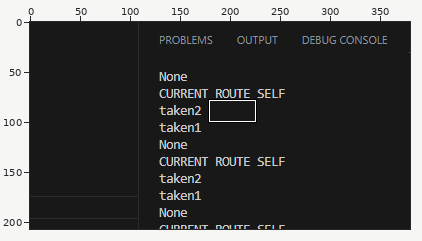
Two versions of one sprite sheet, CaughtImage.png. The first picture is a wide view before the edit; the outline marks the close-up.
Close-up. Old version:
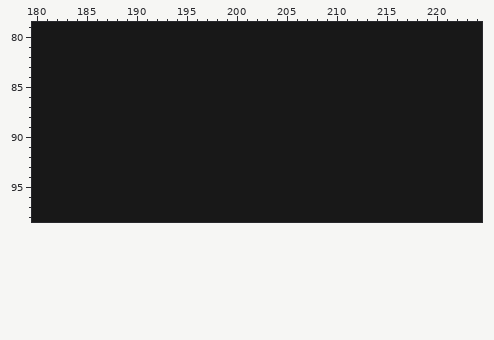
The file is 380x207 pixels. Shown: x 180..224, y 79..98. The commit also changed other parts of the picture, which this record leaves out.
Once edited:
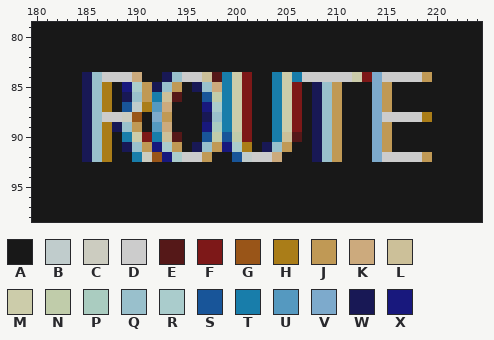
Palette (. is transparent): A #181818  B #c0cccc  C #ccccc0  D #cccccc  E #551818  F #7d1818  G #995518  H #aa7d18  J #c09955  K #ccaa7d  L #ccc099  M #ccccaa  N #c0ccaa  P #aaccc0  Q #99c0cc  R #aacccc  S #185599  T #187daa  U #5599c0  V #7daacc  W #181855  X #18187d
Change:
@@ x 180..224 @@
 83 AAAAAAAAAAAAAAAAAAAAAAAAAAAAAAAAAAAAAAAAAAAAA
-84 AAAAAAAAAAAAAAAAAAAAAAAAAAAAAAAAAAAAAAAAAAAAA
-85 AAAAAAAAAAAAAAAAAAAAAAAAAAAAAAAAAAAAAAAAAAAAA
-86 AAAAAAAAAAAAAAAAAAAAAAAAAAAAAAAAAAAAAAAAAAAAA
-87 AAAAAAAAAAAAAAAAAAAAAAAAAAAAAAAAAAAAAAAAAAAAA
-88 AAAAAAAAAAAAAAAAAAAAAAAAAAAAAAAAAAAAAAAAAAAAA
-89 AAAAAAAAAAAAAAAAAAAAAAAAAAAAAAAAAAAAAAAAAAAAA
-90 AAAAAAAAAAAAAAAAAAAAAAAAAAAAAAAAAAAAAAAAAAAAA
-91 AAAAAAAAAAAAAAAAAAAAAAAAAAAAAAAAAAAAAAAAAAAAA
-92 AAAAAAAAAAAAAAAAAAAAAAAAAAAAAAAAAAAAAAAAAAAAA
+84 AAAAAWQDDDKAAWQDDLETMFAATMTDDDDDMFVDDDDJAAAAA
+85 AAAAAWQHAXRJWQJAWQKTMFAATMFAWQJAAAVJAAAAAAAAA
+86 AAAAAWQHAWQJTLEAASNTMFAATMFAWQJAAAVJAAAAAAAAA
+87 AAAAAWQHASBHUKAAAXRTMFAATMFAWQJAAAVJAAAAAAAAA
+88 AAAAAWQDDCGAVJAAAWQTMFAATMFAWQJAAAVDDDDHAAAAA
+89 AAAAAWQHWQJAUKAAAXPTMFAATMFAWQJAAAVJAAAAAAAAA
+90 AAAAAWQHATMFTLEAASNSNFAATLEAWQJAAAVJAAAAAAAAA
+91 AAAAAWQHAWQJXRJAWQJXRHAWQJAAWQJAAAVJAAAAAAAAA
+92 AAAAAWQHAATCGXRDDJAASBDDKAAAWQJAAAVDDDDJAAAAA
 93 AAAAAAAAAAAAAAAAAAAAAAAAAAAAAAAAAAAAAAAAAAAAA
Pixel boxes of the changes (left, top, right, bottom) in both close-ups:
changed: (82, 72, 432, 162)
